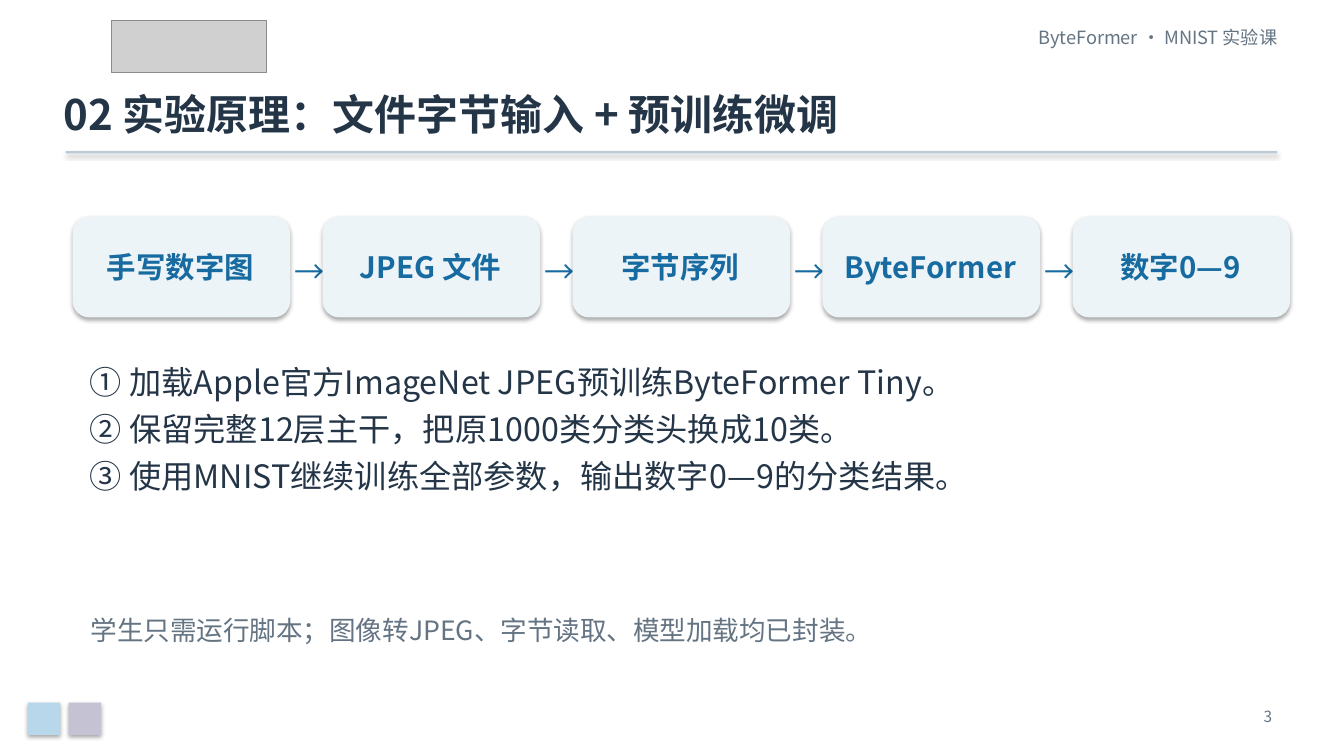
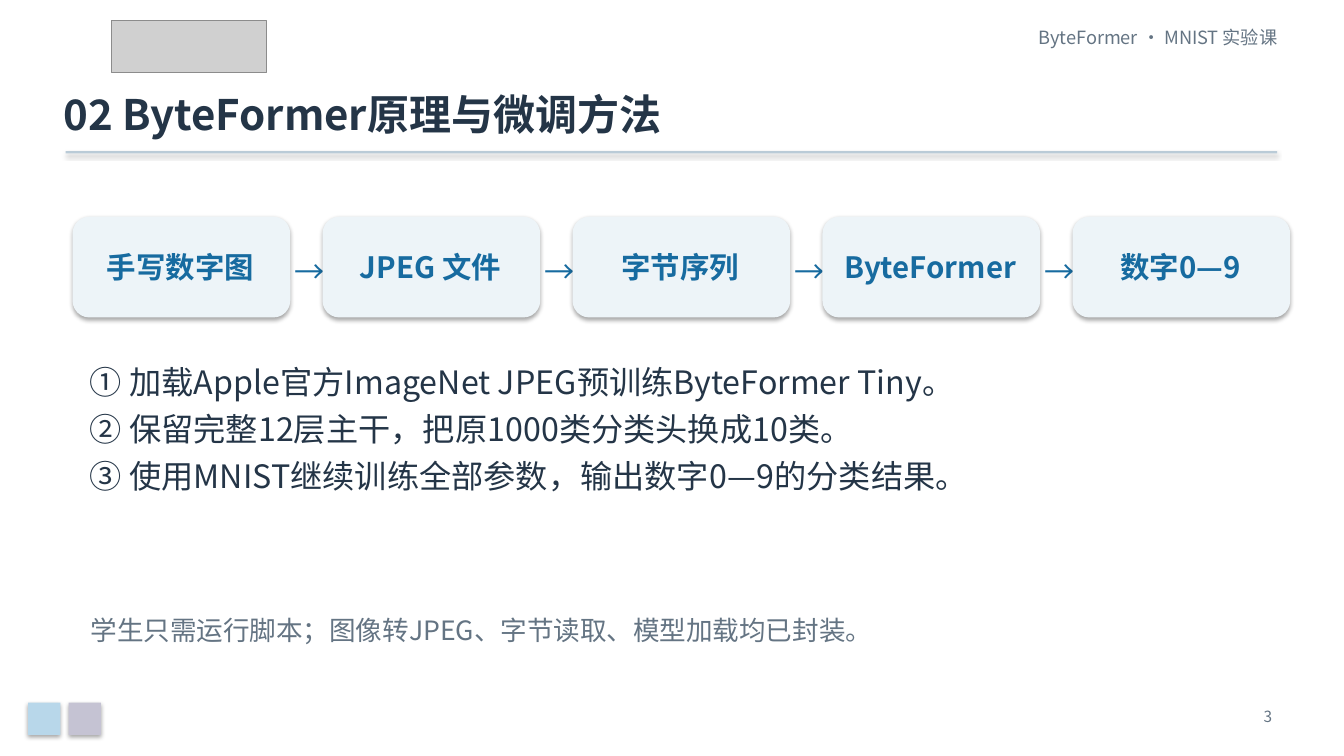
Before and after one commit to Franklin-L/byteformer-mnist-course, a slide deck: slide 3 of docs/ByteFormer_MNIST_零基础实验课.pptx. Drawn at 1344x756 pixels with LibreOffice and Linux fonts; fonts in the diff are those of the drawing; grey boxes stand for pictures. Boxes give left, top, right and bottom in pixels: in the first picture for what was removed or moved away, otherwise in the second. Text is boxed around its words. In the diff, an @@ line names an element or a change of style, - is before the commit and + after.

```diff
--- a/docs/ByteFormer_MNIST_零基础实验课.pptx
+++ b/docs/ByteFormer_MNIST_零基础实验课.pptx
@@ text at (63, 94, 662, 140): text changed @@
-02 实验原理：文件字节输入 + 预训练微调
+02 ByteFormer原理与微调方法
```
Also in this commit, not shown: 12 other slides changed, 2 other files.
